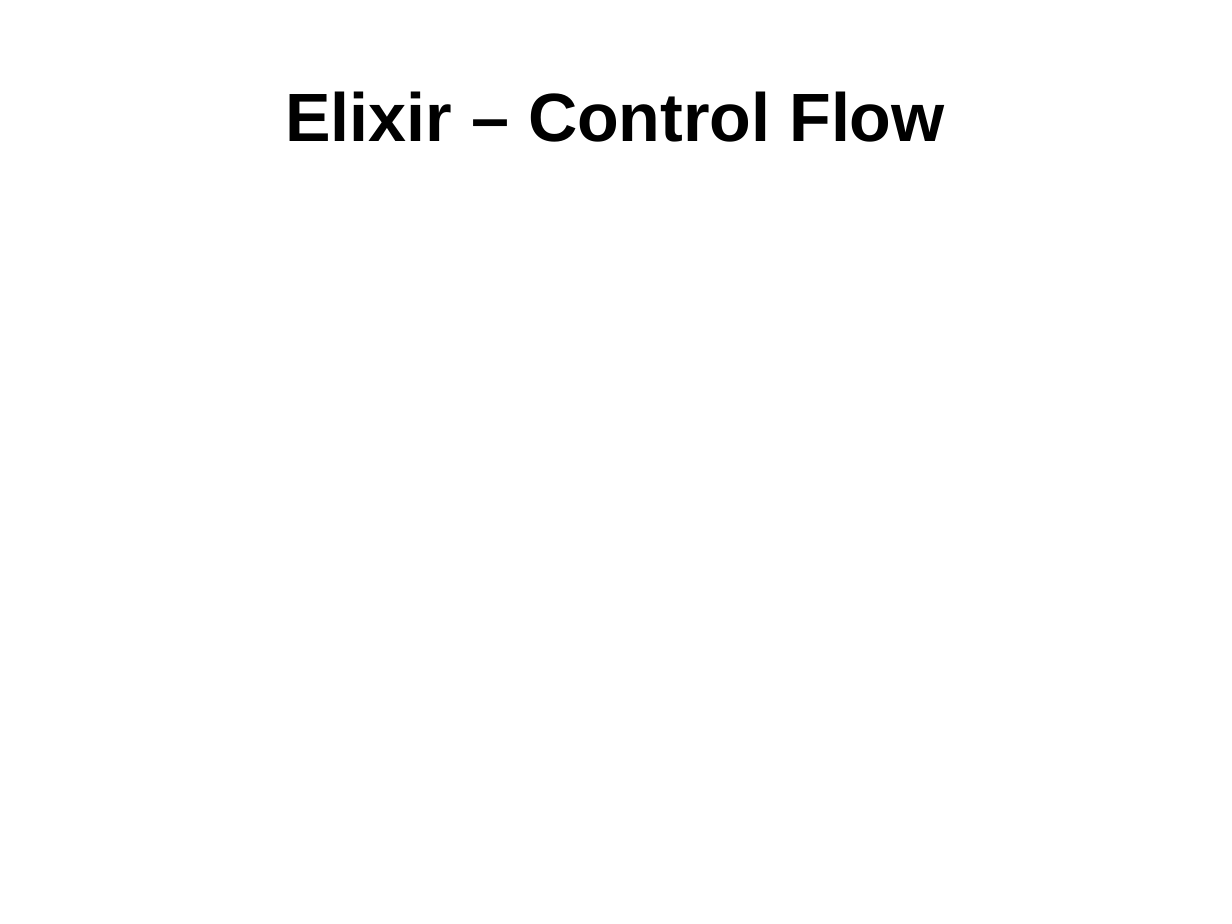
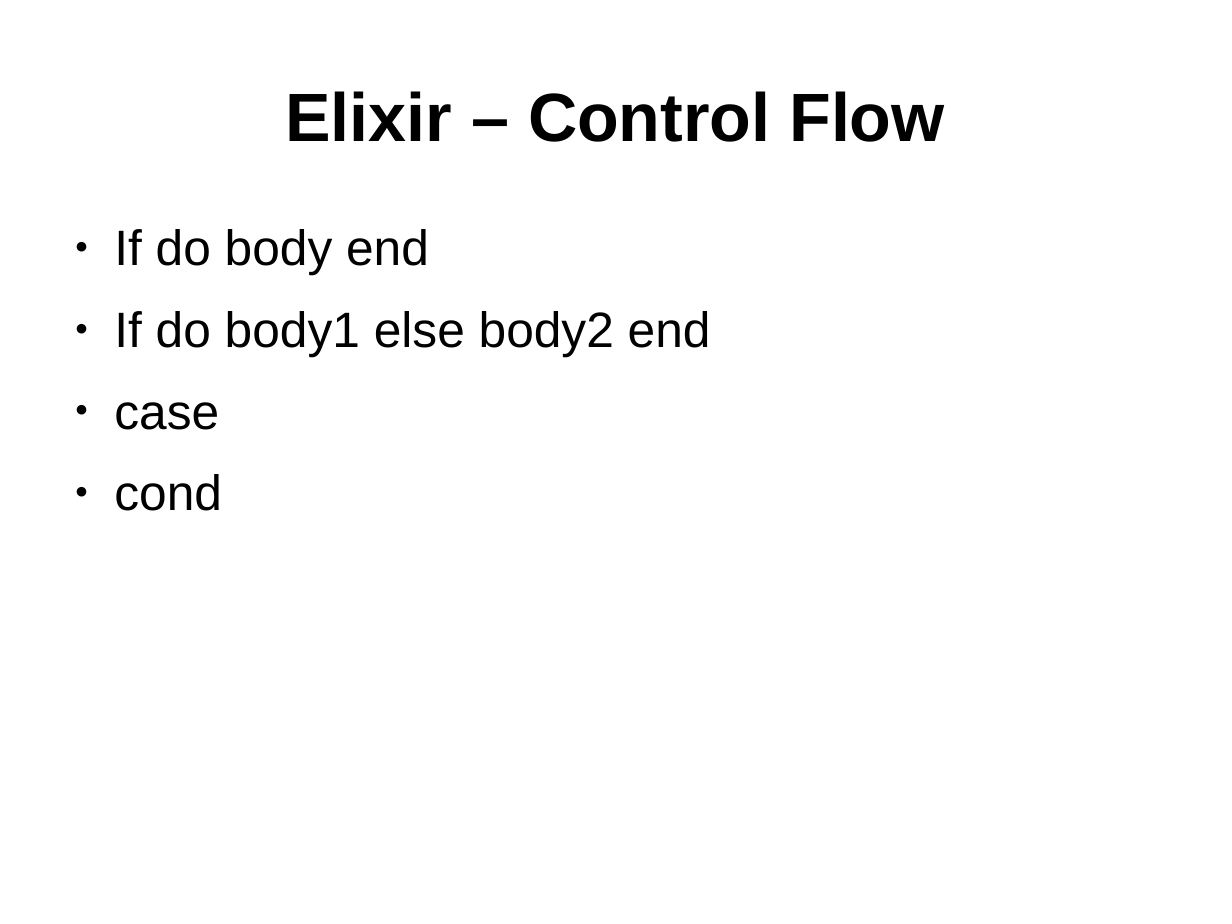
Before and after one commit to ramortegui/talks, a slide deck: slide 18 of elixir-basics.odp. Drawn at 1232x924 pixels with LibreOffice and Linux fonts; fonts in the diff are those of the drawing. Boxes give left, top, right and bottom in pixels: in the first picture for what was removed or moved away, otherwise in the second. Text is boxed around its words. In the diff, an @@ line names an element or a change of style, - is before the commit and + after.

Commit message:
Add control flow slide.

```diff
--- a/elixir-basics.odp
+++ b/elixir-basics.odp
@@ text added at bbox=[114, 229, 711, 511], 32 pt, text #000000 @@
+● If do body end
+● If do body1 else body2 end
+● case
+● cond
```
